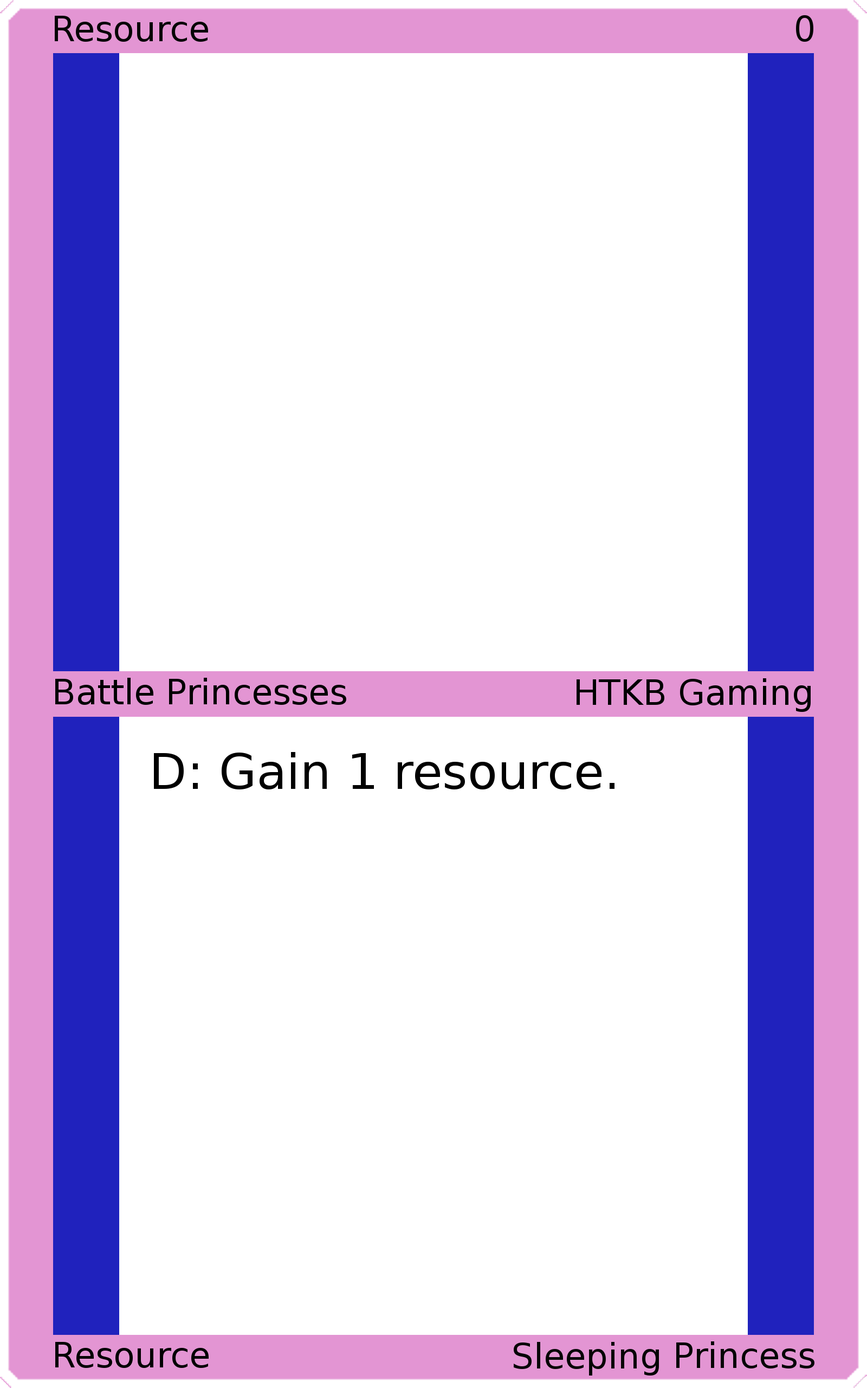
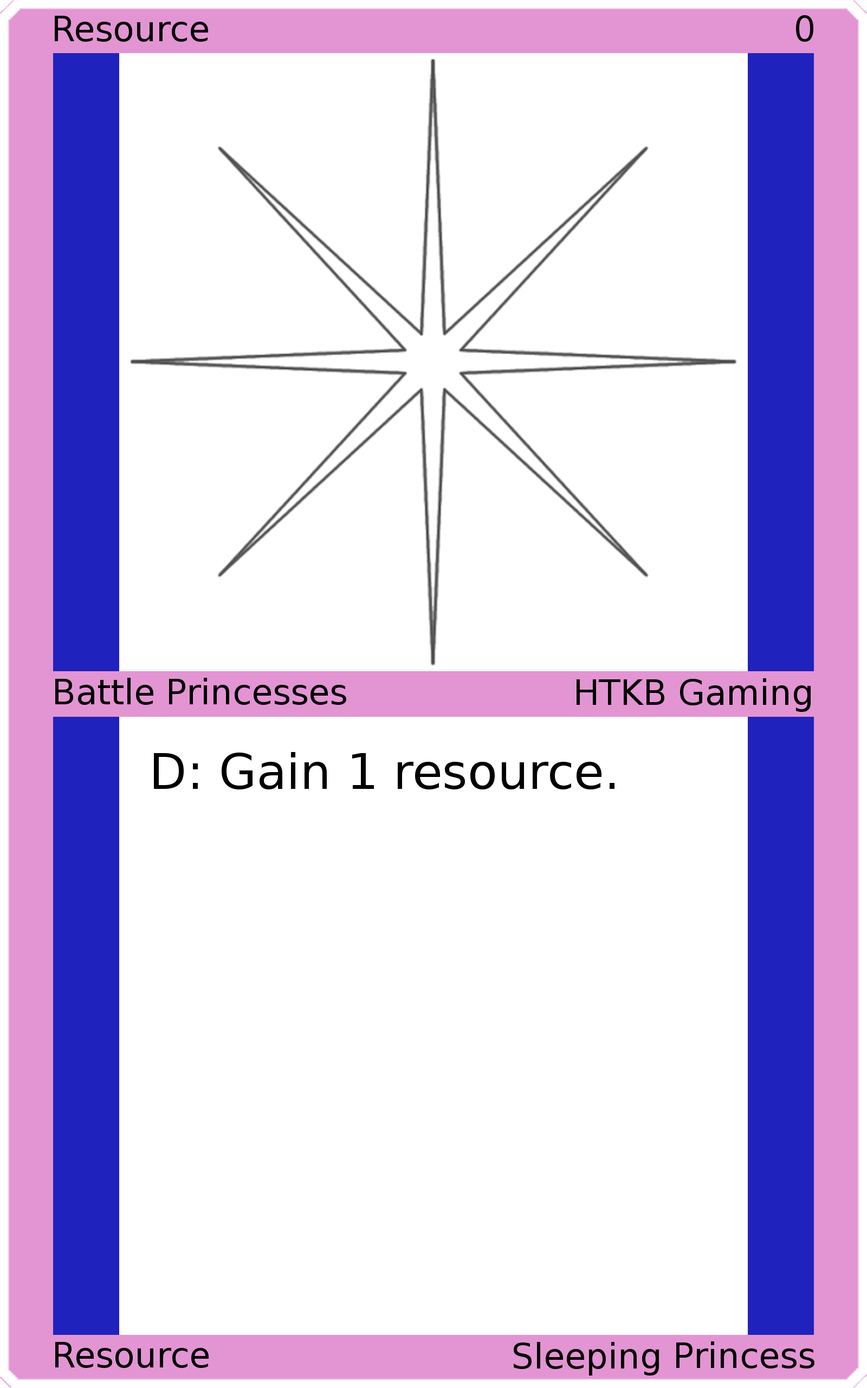
Before/after of a 867 × 1388 layered artwork. What changed in the layer stack:
added layer "Art" above "Top Background" over [129,57,738,666]
